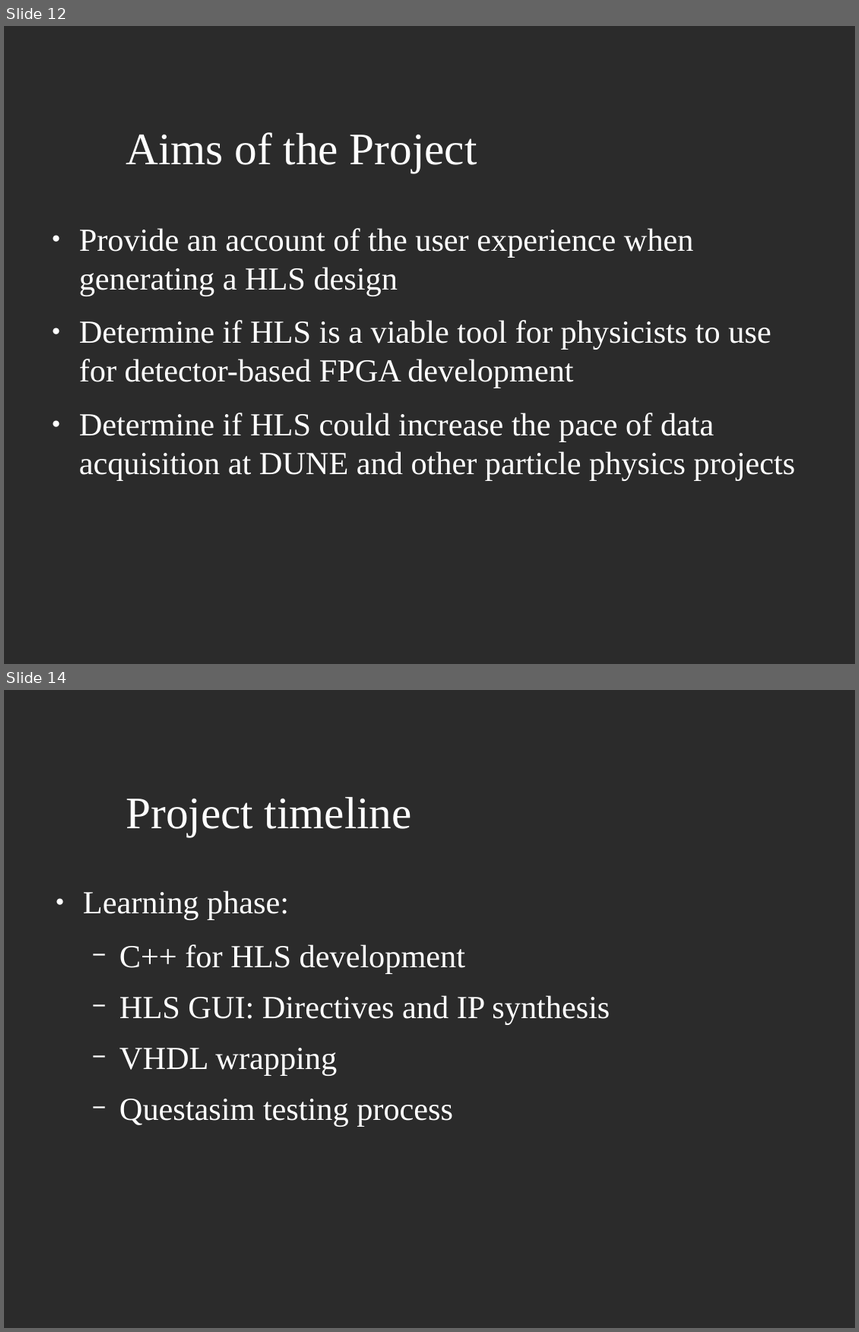
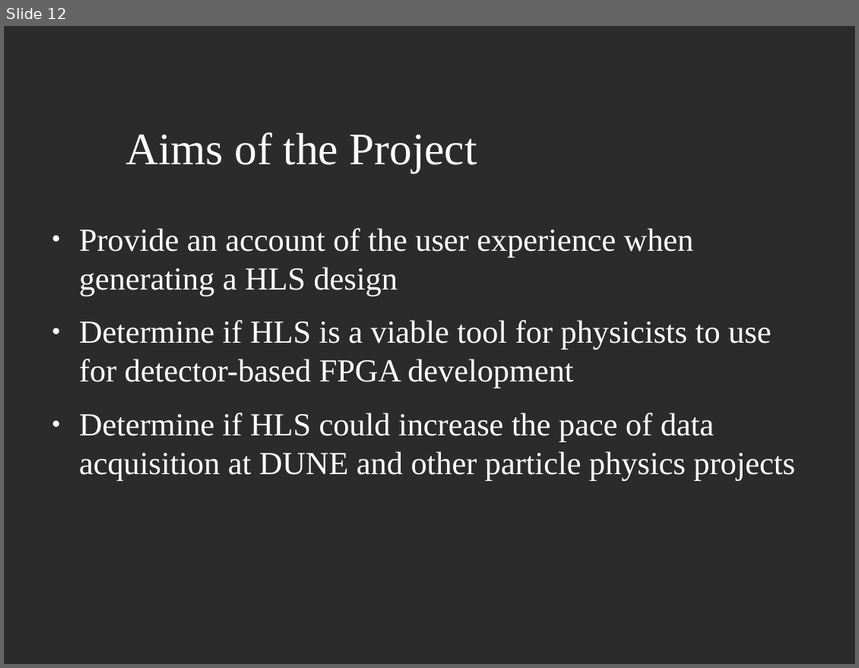
Before and after one commit to JoshCodesPhysics/dune_project, a slide deck: dune_notes/dune_pres/dune_project_pres.odp. Shown one above the other, each under a label of ours: slides 12 and 14 before the commit, slide 12 after it; the slides between them are not shown. The pictures are 859x1332 and 859x668 pixels, drawn with LibreOffice and Linux fonts; fonts in the diff are those of the drawing; background and template pictures are left out; a plain dark background stands for a picture behind light text. Boxes give left, top, right and bottom in pixels: in the first picture for what was removed or moved away, otherwise in the second. Text is boxed around its words. In the diff, an @@ line names an element or a change of style, - is before the commit and + after.

```diff
--- a/dune_notes/dune_pres/dune_project_pres.odp
+++ b/dune_notes/dune_pres/dune_project_pres.odp
@@ slide 14 removed at [4, 690, 855, 1328], background picture (left out) @@
@@ title removed at [126, 797, 412, 837] @@
-Project timeline
@@ text removed at [83, 891, 610, 1126] @@
-● Learning phase:
-  − C++ for HLS development
-  − HLS GUI: Directives and IP synthesis
-  − VHDL wrapping
-  − Questasim testing process
```
Also in this commit, not shown: 2 slides changed, 6 slides added, 2 other slides removed, 1 other file.
